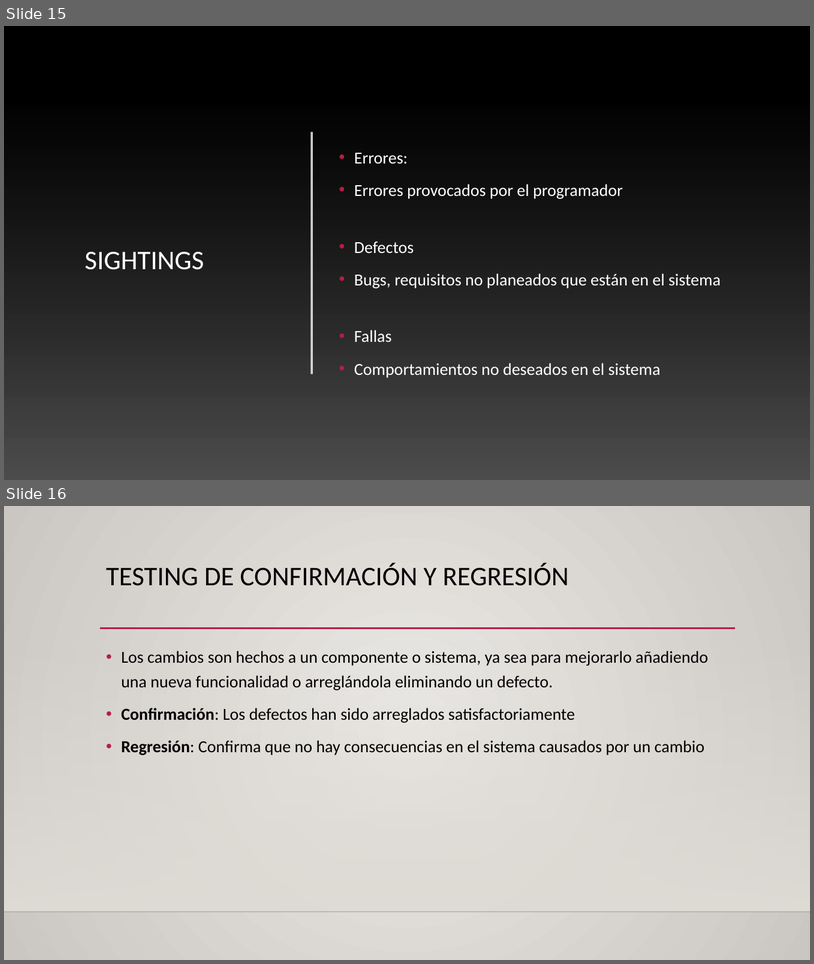
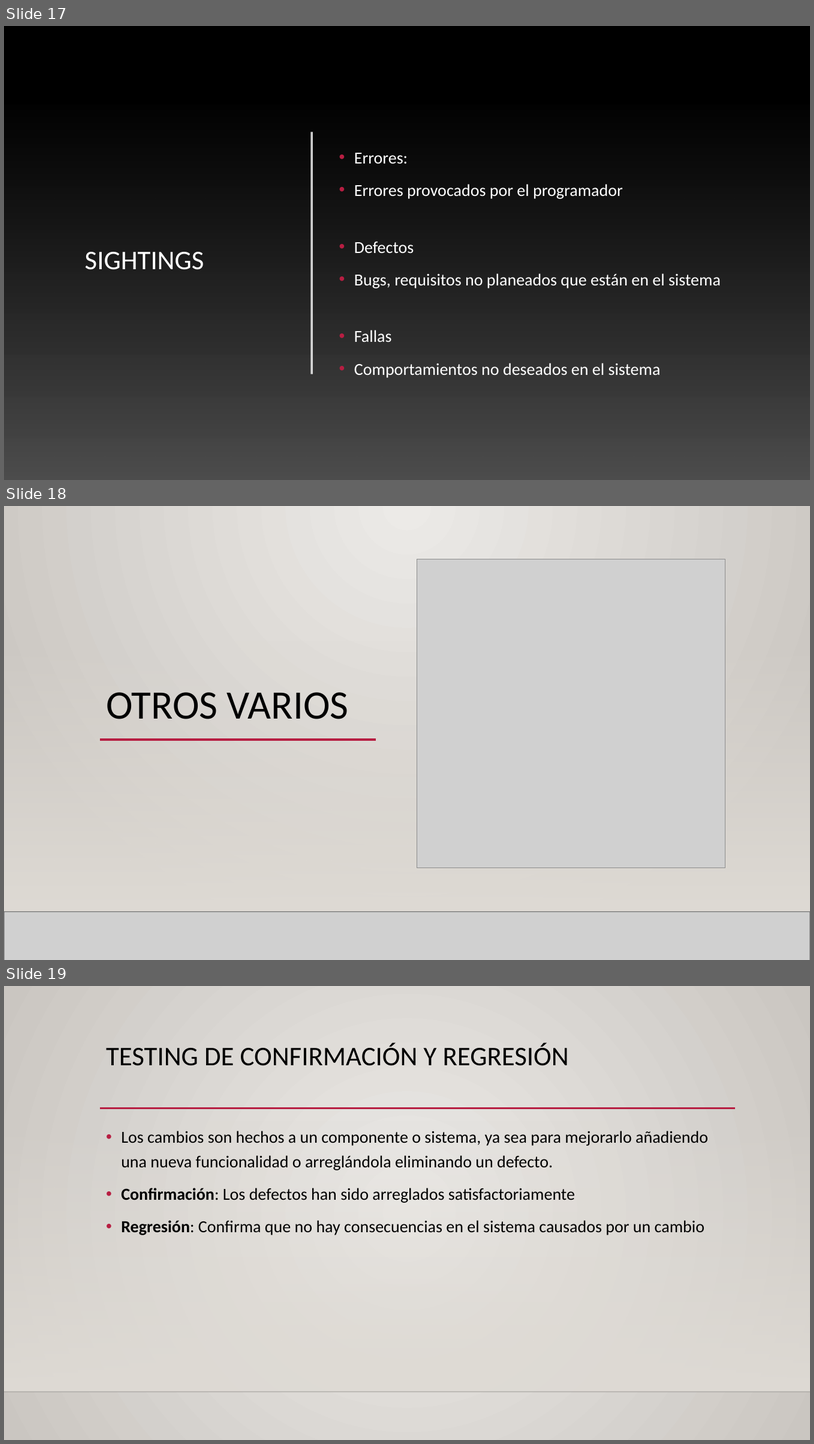
Before and after one commit to hdelreal/CypressTutorial, a slide deck: QA Automation.pptx. Shown one above the other, each under a label of ours: slides 15 and 16 before the commit, slides 17, 18 and 19 after it. The pictures are 814x964 and 814x1444 pixels, drawn with LibreOffice and Linux fonts; fonts in the diff are those of the drawing; grey boxes stand for pictures; background and template pictures are left out. Boxes give left, top, right and bottom in pixels: in the first picture for what was removed or moved away, otherwise in the second. Text is boxed around its words. In the diff, an @@ line names an element or a change of style, - is before the commit and + after.

```diff
--- a/QA Automation.pptx
+++ b/QA Automation.pptx
@@ slide 18 added at bbox=[4, 506, 810, 960], background gradient #ECEAE7 to #CAC7C1; not listed: 3 template elements that a slide beside it also shows @@
@@ rectangle added at bbox=[4, 506, 810, 960], fill gradient #ECEAE7 to #CAC7C1 @@
@@ picture added at bbox=[417, 559, 726, 868] @@
@@ rectangle added at bbox=[4, 640, 810, 912], fill gradient #DFDBD5 @@
@@ rectangle added at bbox=[4, 640, 810, 912], fill gradient #DFDBD5 @@
@@ title added at bbox=[106, 692, 348, 719], 48 pt, text #000000 @@
+OTROS VARIOS
@@ line added from (100, 739) to (376, 739), #B71E42 2.5 pt @@
@@ line added from (164, 739) to (735, 739), #B71E42 2.5 pt @@
@@ line added from (4, 912) to (810, 912), #000001 1 pt @@
@@ picture added at bbox=[4, 912, 810, 960] @@
@@ line added from (4, 912) to (810, 912), #000001 1 pt @@
@@ what was slide 15 is now slide 17 @@
@@ what was slide 16 is now slide 19 @@
```
Also in this commit, not shown: 1 slide changed, 2 other slides added, 1 slide removed.
